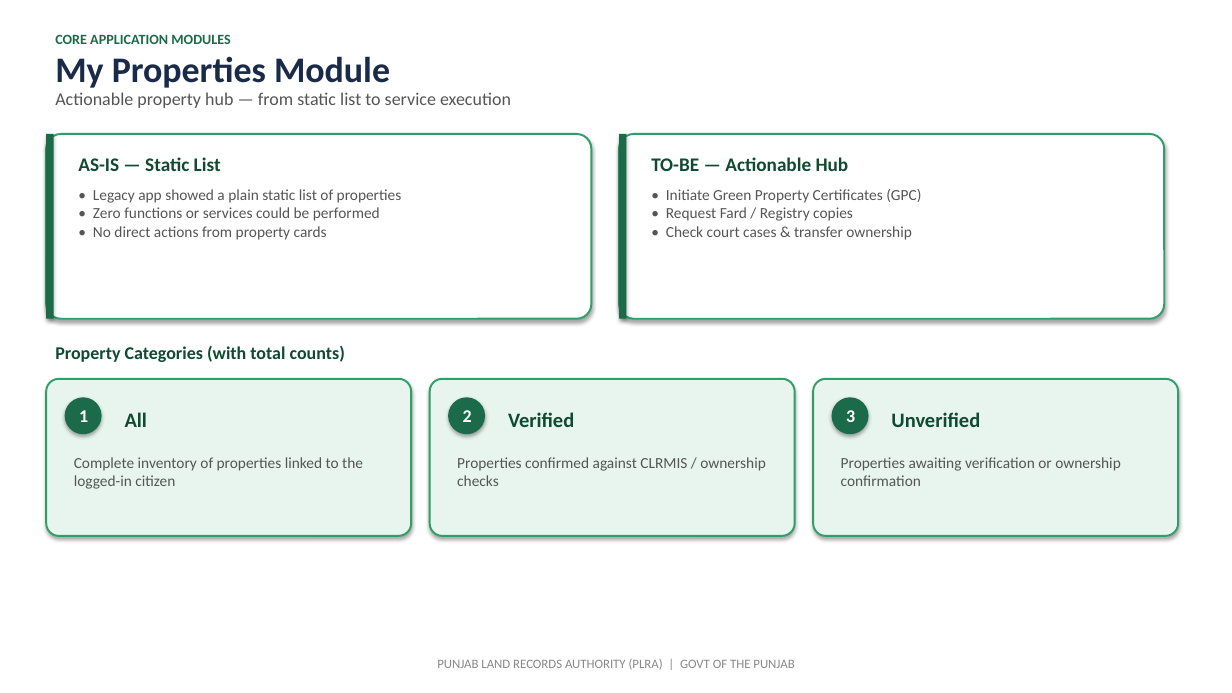
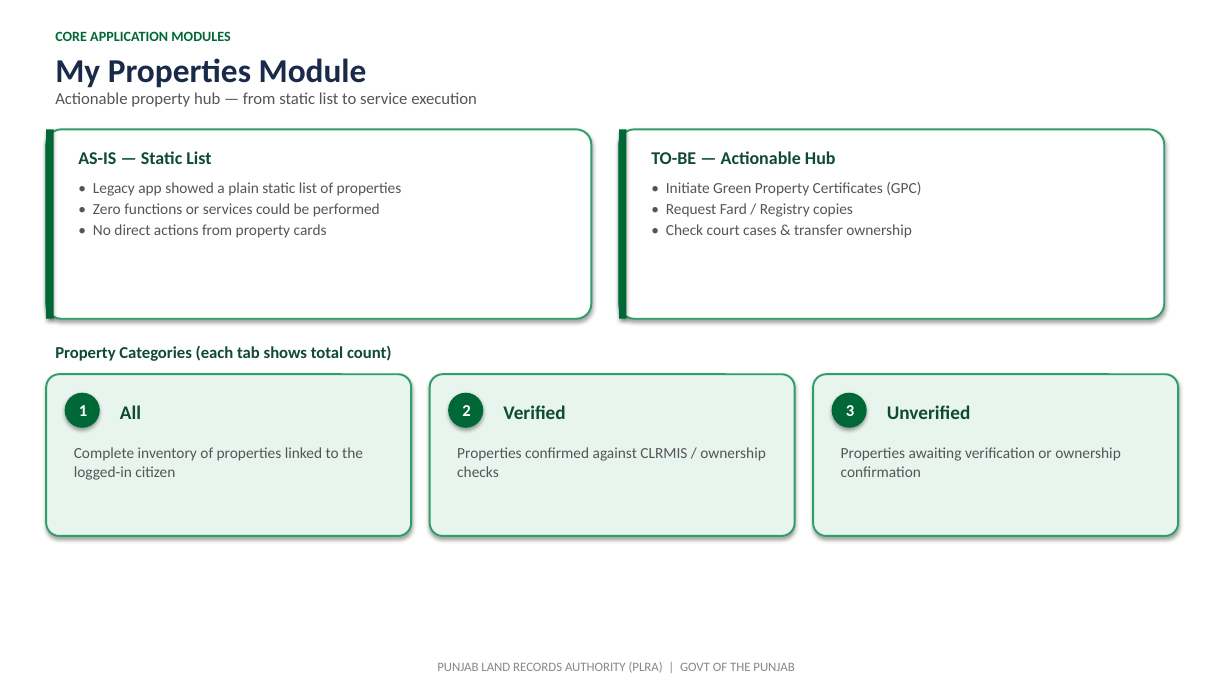
Before and after one commit to GulraizAhmed/GulraizAhmed, a slide deck: slide 6 of Punjab_Zameen_Application.pptx. Drawn at 1232x693 pixels with LibreOffice and Linux fonts; fonts in the diff are those of the drawing. Boxes give left, top, right and bottom in pixels: in the first picture for what was removed or moved away, otherwise in the second. Text is boxed around its words. In the diff, an @@ line names an element or a change of style, - is before the commit and + after.

```diff
--- a/Punjab_Zameen_Application.pptx
+++ b/Punjab_Zameen_Application.pptx
@@ text "CORE APPLICATION MODULES" at (x1=55, y1=31, x2=230, y2=41): text colour #1B6B4A to #006837; more space between paragraphs @@
@@ text "My Properties Module" at (x1=55, y1=58, x2=367, y2=88): size 28 to 26 pt; more space between paragraphs @@
@@ text "Actionable property hub — from ..." at (x1=55, y1=92, x2=477, y2=107): size 14 to 13 pt; more space between paragraphs @@
@@ rounded rectangle resized from (x1=46, y1=134, x2=592, y2=319) to (x1=46, y1=129, x2=592, y2=319) @@
@@ rectangle resized from (x1=46, y1=134, x2=54, y2=319) to (x1=46, y1=129, x2=54, y2=319) @@
@@ rectangle at (x1=46, y1=129, x2=54, y2=319): fill #1B6B4A to #006837 @@
@@ text "AS-IS — Static List" at (x1=78, y1=151, x2=211, y2=164): size 15 to 14 pt; more space between paragraphs @@
@@ rounded rectangle resized from (x1=619, y1=134, x2=1165, y2=319) to (x1=619, y1=129, x2=1165, y2=319) @@
@@ rectangle at (x1=619, y1=129, x2=627, y2=319): fill #1B6B4A to #006837 @@
@@ rectangle resized from (x1=619, y1=134, x2=627, y2=319) to (x1=619, y1=129, x2=627, y2=319) @@
@@ text "TO-BE — Actionable Hub" at (x1=651, y1=151, x2=836, y2=164): size 15 to 14 pt; more space between paragraphs @@
@@ text at (x1=55, y1=346, x2=391, y2=361): text changed; size 14 to 13 pt @@
-Property Categories (with total counts)
+Property Categories (each tab shows total count)
@@ rounded rectangle resized from (x1=46, y1=379, x2=411, y2=536) to (x1=46, y1=374, x2=411, y2=536) @@
@@ rounded rectangle resized from (x1=430, y1=379, x2=795, y2=536) to (x1=430, y1=374, x2=795, y2=536) @@
@@ rounded rectangle resized from (x1=813, y1=379, x2=1178, y2=536) to (x1=813, y1=374, x2=1178, y2=536) @@
@@ 3 ellipses moved together from (x1=65, y1=397, x2=869, y2=434) to (x1=65, y1=393, x2=867, y2=428) @@
@@ size 14 to 13 pt; more space between paragraphs; fill #1B6B4A to #006837 in 3 elements at (x1=832, y1=393, x2=867, y2=428), (x1=65, y1=393, x2=100, y2=428), (x1=448, y1=393, x2=483, y2=428) @@
@@ size 16 to 15 pt; more space between paragraphs in 3 elements at (x1=120, y1=405, x2=141, y2=419), (x1=503, y1=405, x2=565, y2=419), (x1=887, y1=405, x2=970, y2=419) @@
@@ text "Complete inventory of properties linked ..." moved from (x1=74, y1=457, x2=363, y2=489) to (x1=74, y1=447, x2=363, y2=480) @@
@@ text "Properties confirmed against CLRMIS / ..." moved from (x1=457, y1=457, x2=766, y2=486) to (x1=457, y1=447, x2=766, y2=477) @@
@@ more space between paragraphs in 6 elements at (x1=437, y1=662, x2=794, y2=673), (x1=93, y1=182, x2=402, y2=238), (x1=666, y1=182, x2=921, y2=238), (x1=74, y1=447, x2=363, y2=480), (x1=457, y1=447, x2=766, y2=477), (x1=841, y1=447, x2=1121, y2=477) @@
@@ text "Properties awaiting verification or ownership ..." moved from (x1=841, y1=457, x2=1121, y2=486) to (x1=841, y1=447, x2=1121, y2=477) @@
```
Also in this commit, not shown: 16 other slides changed, 7 slides added, 7 slides removed, 2 other files.
